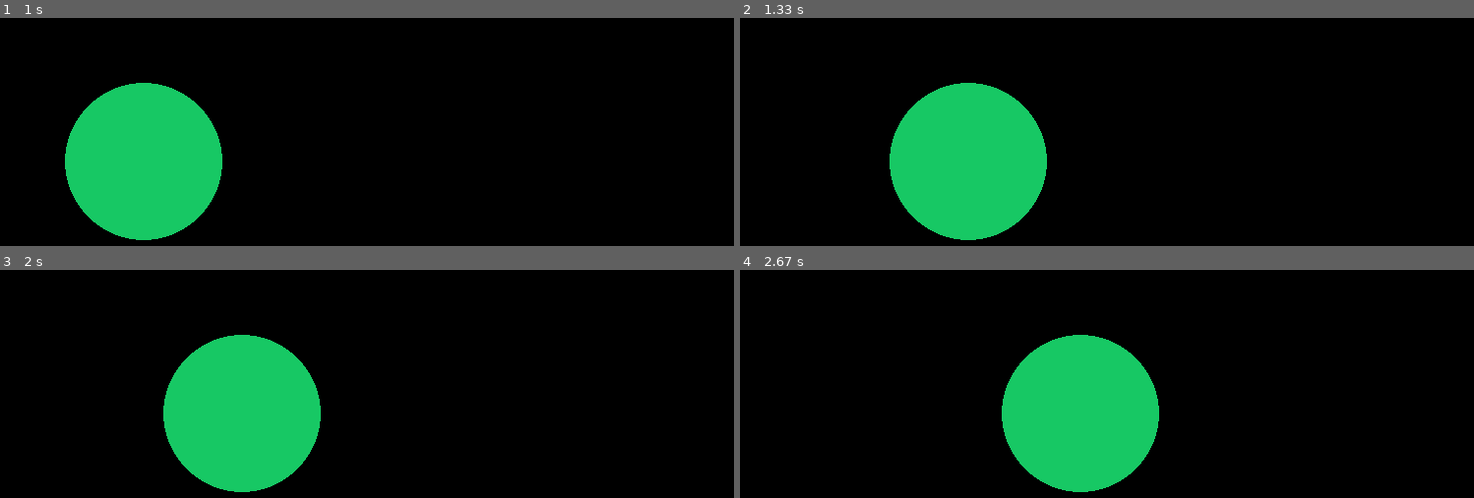
Above: before the commit, frames 1-4 (two rows, left to right).
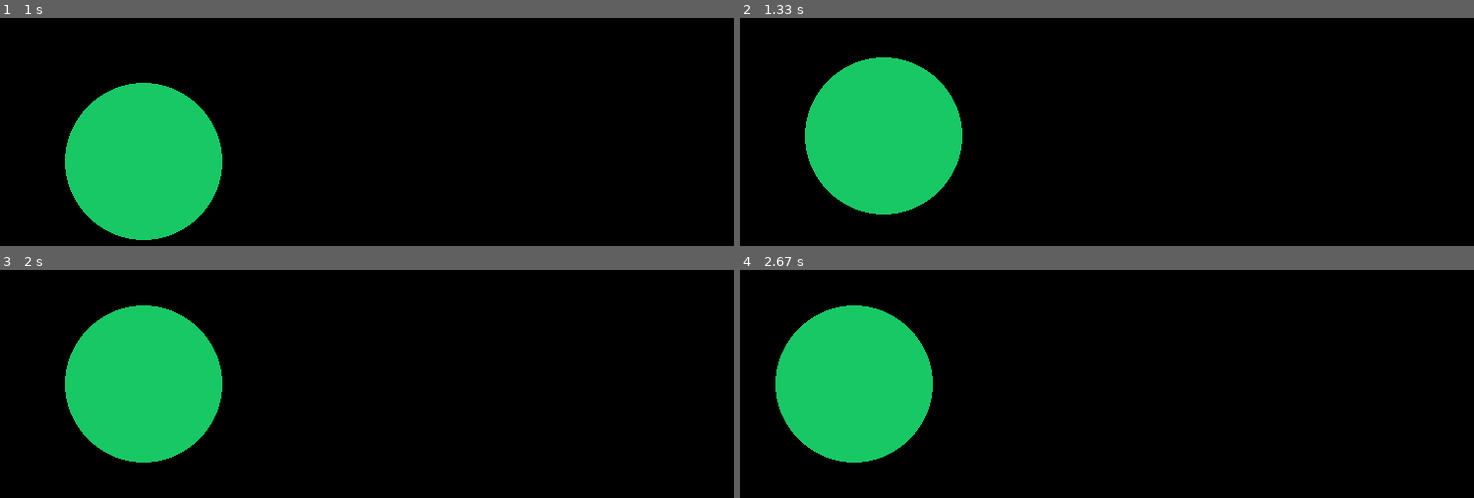
Above: after the commit, the same moments.

Repository: haruomaki/pyrein
Game: pygame game, started from examples/simple.py
Two runs of this game, one before a commit and one after it. Both use one fixed random seed, a clock stepped at 60 frames per second and the inputs below.
Inputs:
- Up to frame 1 (1 s): hold Right 0.33-0.8 s; hold Up from 0.83 s (still down)
- Up to frame 2 (1.33 s): release Up at 1.3 s
- Up to frame 3 (2 s): hold Right 1.33-1.8 s; hold Left from 1.83 s (still down)
- Up to frame 4 (2.67 s): release Left at 2.37 s; hold Down from 2.4 s (still down)

Frame 1 is identical in both runs. In frame 2, 16% of the frame differs, in the area x 8-42%, y 17-98%; in frame 3, 18%; in frame 4, 23%, in the area x 4-58%, y 15-98%.

Commit message:
上下左右に移動

Diff:
--- a/examples/simple.py
+++ b/examples/simple.py
@@ -1,32 +1,51 @@
 import pyrein
 import pygame
 from pyrein.easing import ease_out
+from dataclasses import dataclass
 
 
-def simulate(state: int, msg: int) -> int:
-    # print(f"[simulate] {state=}")
-    return state + msg
+@dataclass
+class State:
+    x: int
+    y: int
 
 
-def render(prev: int, curr: int):
+Action = int | None
+
+
+def simulate(state: State, action: Action) -> State:
+    if action is None:
+        return state
+    dx = [0, 0, -1, 1][action]
+    dy = [-1, 1, 0, 0][action]
+    return State(state.x + dx, state.y + dy)
+
+
+def render(prev: State, curr: State):
     print(f"[render] 現在の状態は{curr}です。")
     while True:
         # 円を描画
-        x = pyrein.lerp(200 + prev * 10, 200 + curr * 10, ease_out(0.5))
-        pygame.draw.circle(pyrein.screen, (23, 200, 100), (x, 200), 80)
+        x = pyrein.lerp(200 + prev.x * 30, 200 + curr.x * 30, ease_out(0.5))
+        y = pyrein.lerp(200 + prev.y * 30, 200 + curr.y * 30, ease_out(0.5))
+        pygame.draw.circle(pyrein.screen, (23, 200, 100), (x, y), 80)
         yield
 
 
 def decide():
+    action: Action = None
     while pyrein.elapsed < 1:
         keys = pygame.key.get_pressed()
+        if keys[pygame.K_UP]:
+            action = 0
+        if keys[pygame.K_DOWN]:
+            action = 1
         if keys[pygame.K_LEFT]:
-            print("<-")
+            action = 2
         if keys[pygame.K_RIGHT]:
-            print("->")
+            action = 3
         yield
 
-    return 10
+    return action
 
 
-pyrein.run(simulate, decide, render, 0)
+pyrein.run(simulate, decide, render, State(0, 0))
